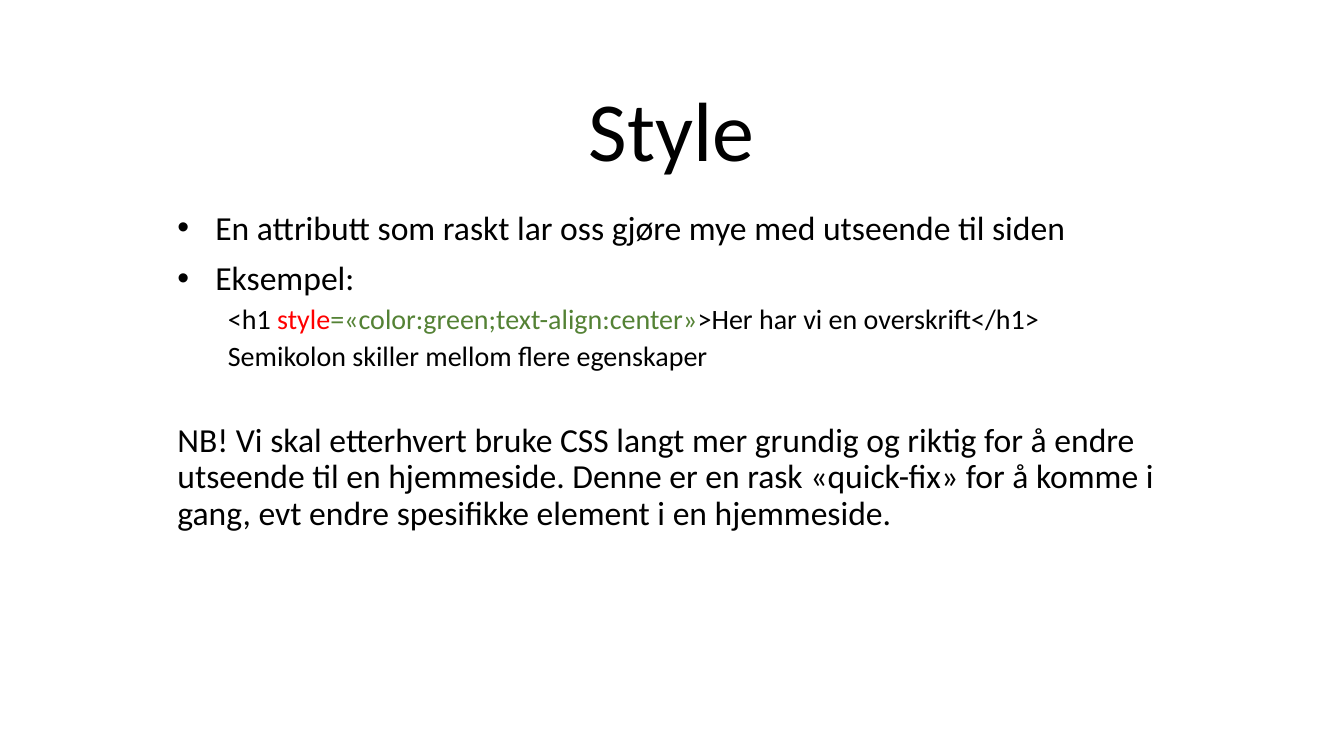
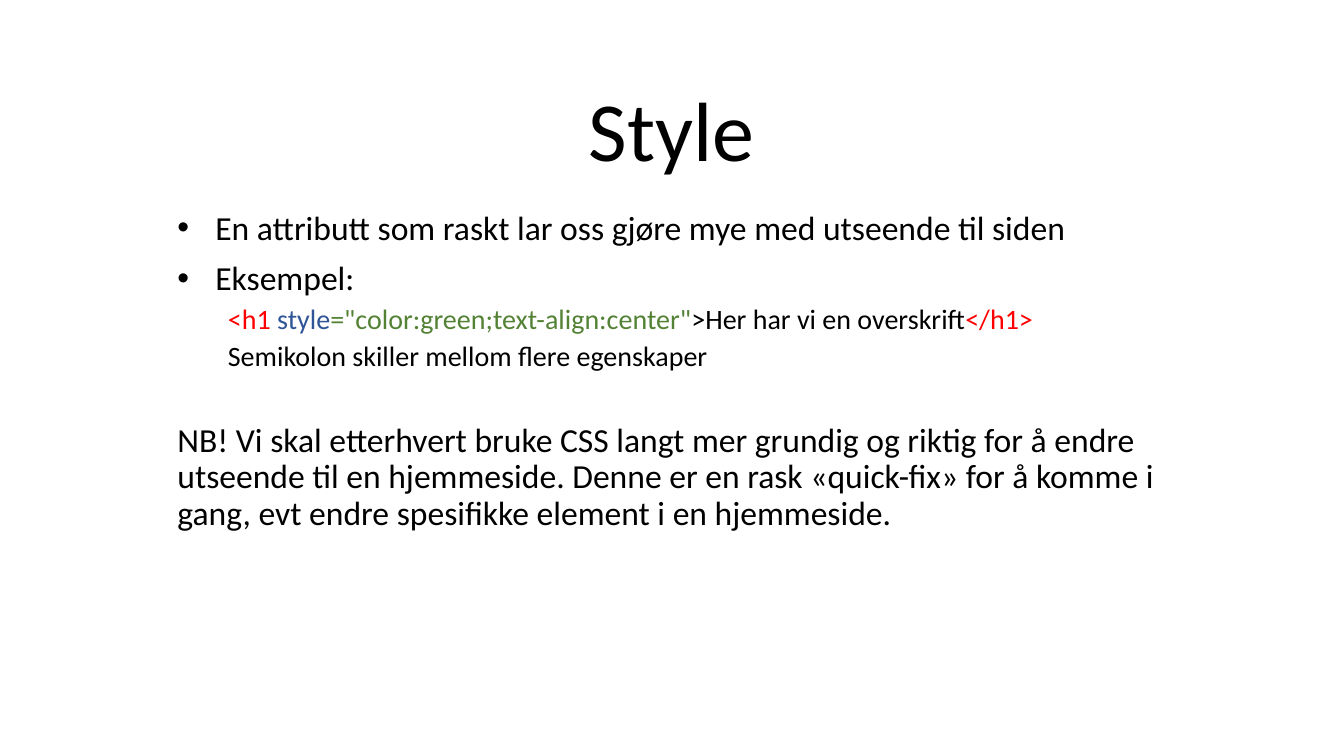
Before and after one commit to ravimanikarnika/ravimanikarnika.github.io, a slide deck: slide 4 of Uke 35/Htmlintro.pptx (slide 3 before the commit). Drawn at 1344x756 pixels with LibreOffice and Linux fonts; fonts in the diff are those of the drawing. Boxes give left, top, right and bottom in pixels: in the first picture for what was removed or moved away, otherwise in the second. Text is boxed around its words. In the diff, an @@ line names an element or a change of style, - is before the commit and + after.

```diff
--- a/Uke 35/Htmlintro.pptx
+++ b/Uke 35/Htmlintro.pptx
@@ subtitle at [228, 309, 1032, 334]: text changed @@
-  <h1 style=«color:green;text-align:center»>Her har vi en overskrift</h1>
+  <h1 style="color:green;text-align:center">Her har vi en overskrift</h1>
```
Also in this commit, not shown: 3 other slides changed.
